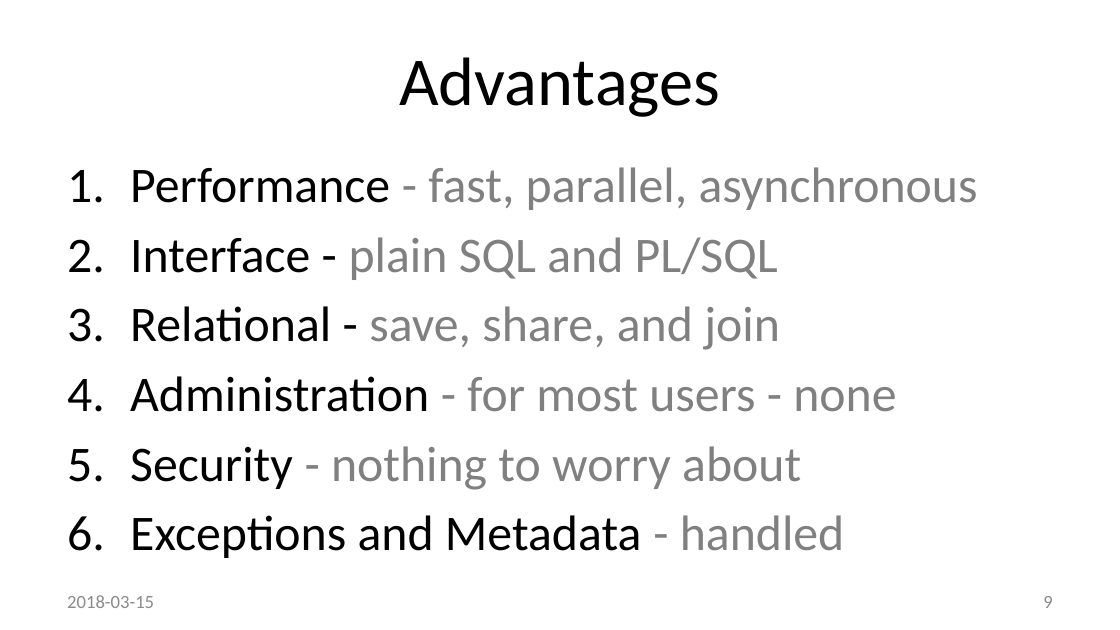
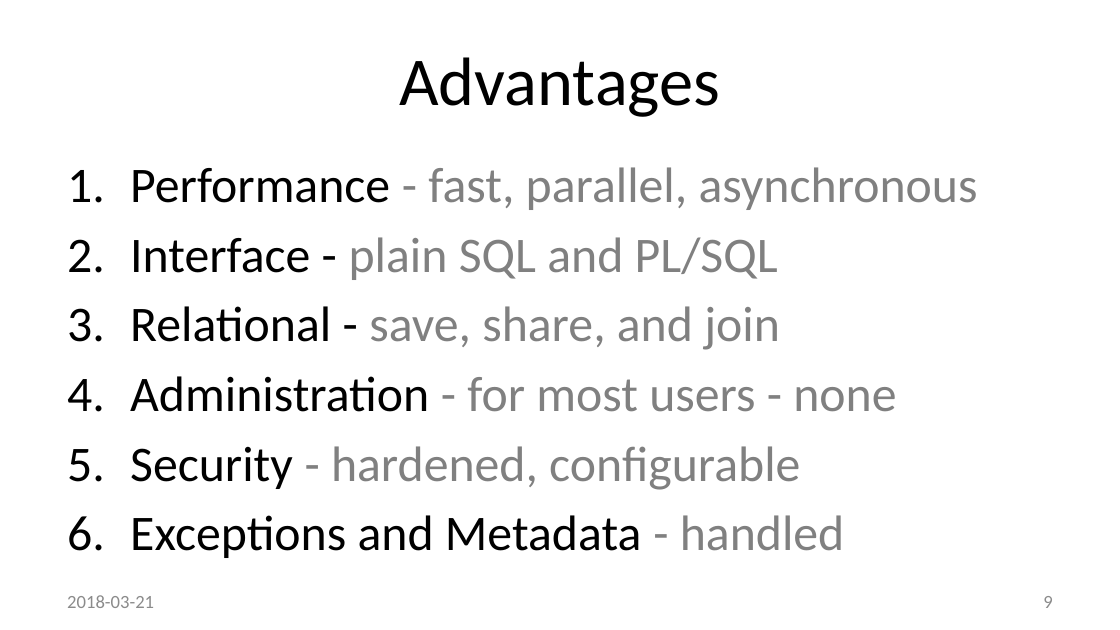
Before and after one commit to method5/method5.github.io, a slide deck: slide 9 of presentations/Method5.pptx. Drawn at 1120x630 pixels with LibreOffice and Linux fonts; fonts in the diff are those of the drawing; background and template pictures are left out. Boxes give left, top, right and bottom in pixels: in the first picture for what was removed or moved away, otherwise in the second. Text is boxed around its words. In the diff, an @@ line names an element or a change of style, - is before the commit and + after.

Commit message:
Minor changes made right before RMOUG.
* Added word 'agentless' to Summary slide.
* Minor changes to Install slide.
* Advantages - Security - added hardened, configurable

```diff
--- a/presentations/Method5.pptx
+++ b/presentations/Method5.pptx
@@ text at bbox=[130, 446, 800, 490]: text changed @@
-5. Security - nothing to worry about
+5. Security - hardened, configurable
@@ text at bbox=[67, 595, 154, 608]: text changed @@
-2018-03-15
+2018-03-21
```
Also in this commit, not shown: 24 other slides changed.
